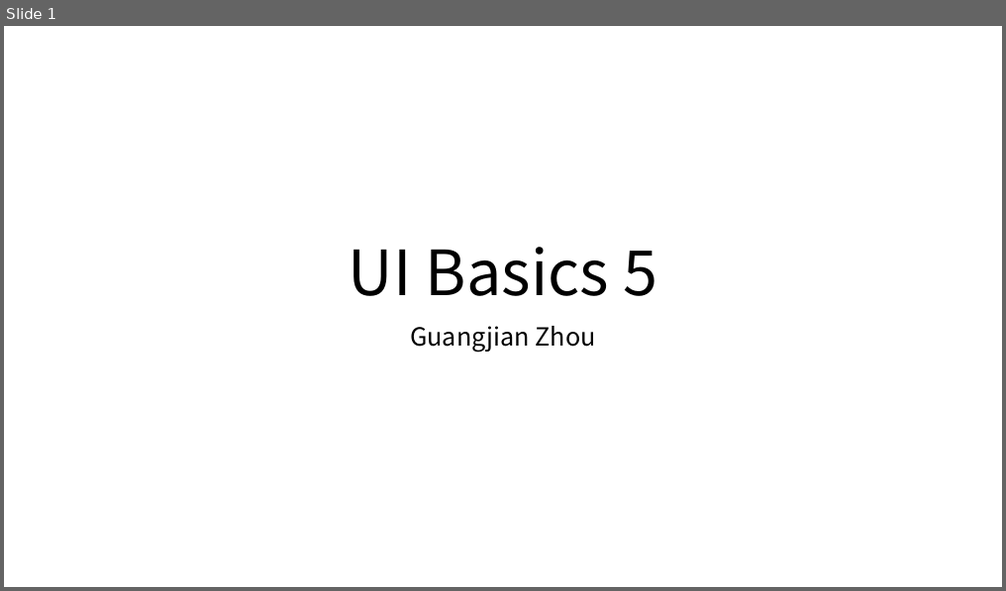
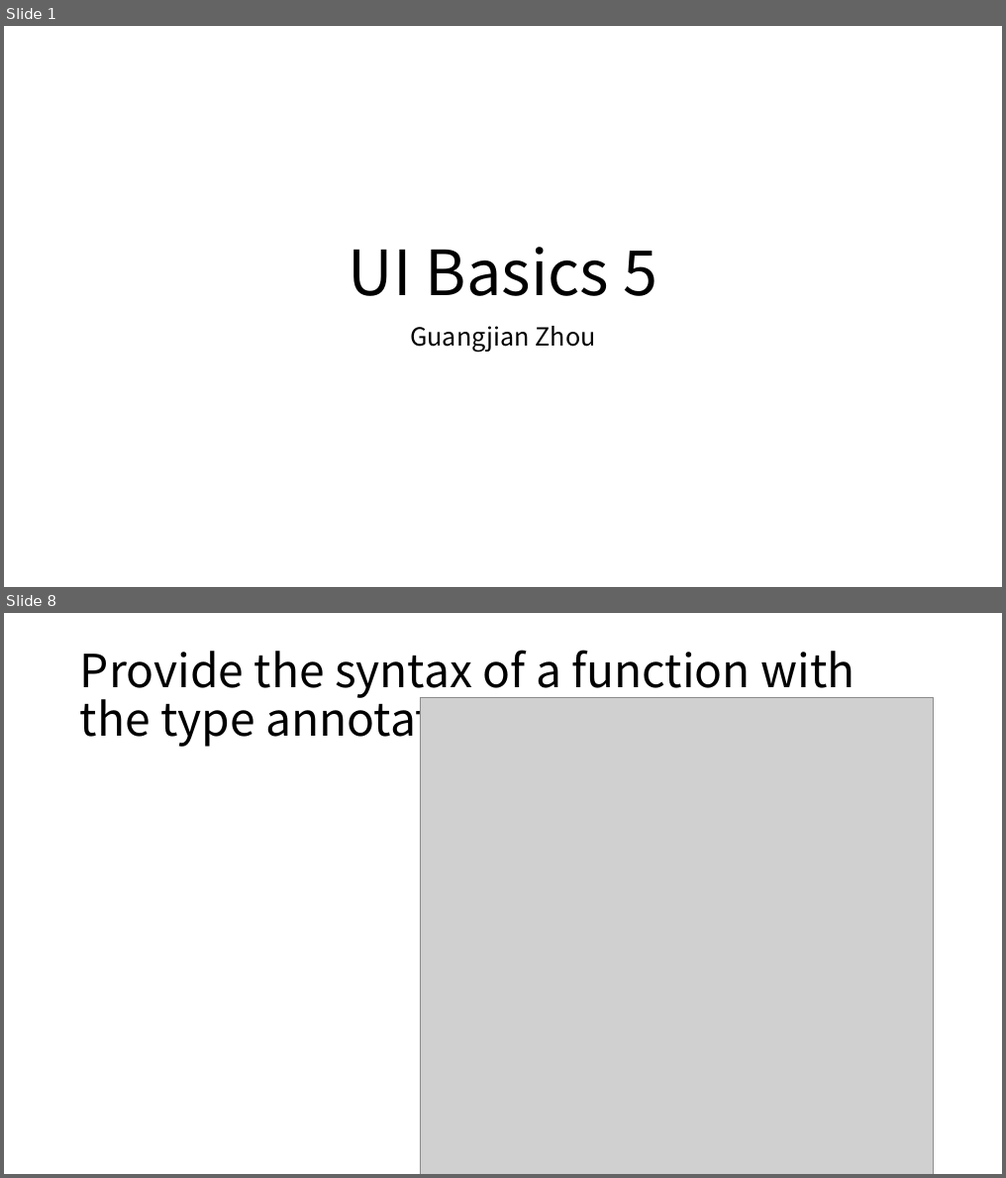
Before and after one commit to Marvioo/Cogent, a slide deck: Java Basics/UI Basics 5.pptx. Shown one above the other, each under a label of ours: slide 1 before the commit, slides 1 and 8 after it; the slides between them are not shown. The pictures are 1006x591 and 1006x1178 pixels, drawn with LibreOffice and Linux fonts; fonts in the diff are those of the drawing; grey boxes stand for pictures. Boxes give left, top, right and bottom in pixels: in the first picture for what was removed or moved away, otherwise in the second. Text is boxed around its words. In the diff, an @@ line names an element or a change of style, - is before the commit and + after.

```diff
--- a/Java Basics/UI Basics 5.pptx
+++ b/Java Basics/UI Basics 5.pptx
@@ slide 8 added at (4, 613, 1002, 1174), background #FFFFFF @@
@@ title added at (80, 650, 854, 748), 44 pt, text #000000 @@
+Provide the syntax of a function with the type annotations.
@@ picture added at (420, 697, 933, 1174) @@
```
Also in this commit, not shown: 14 other slides added.
